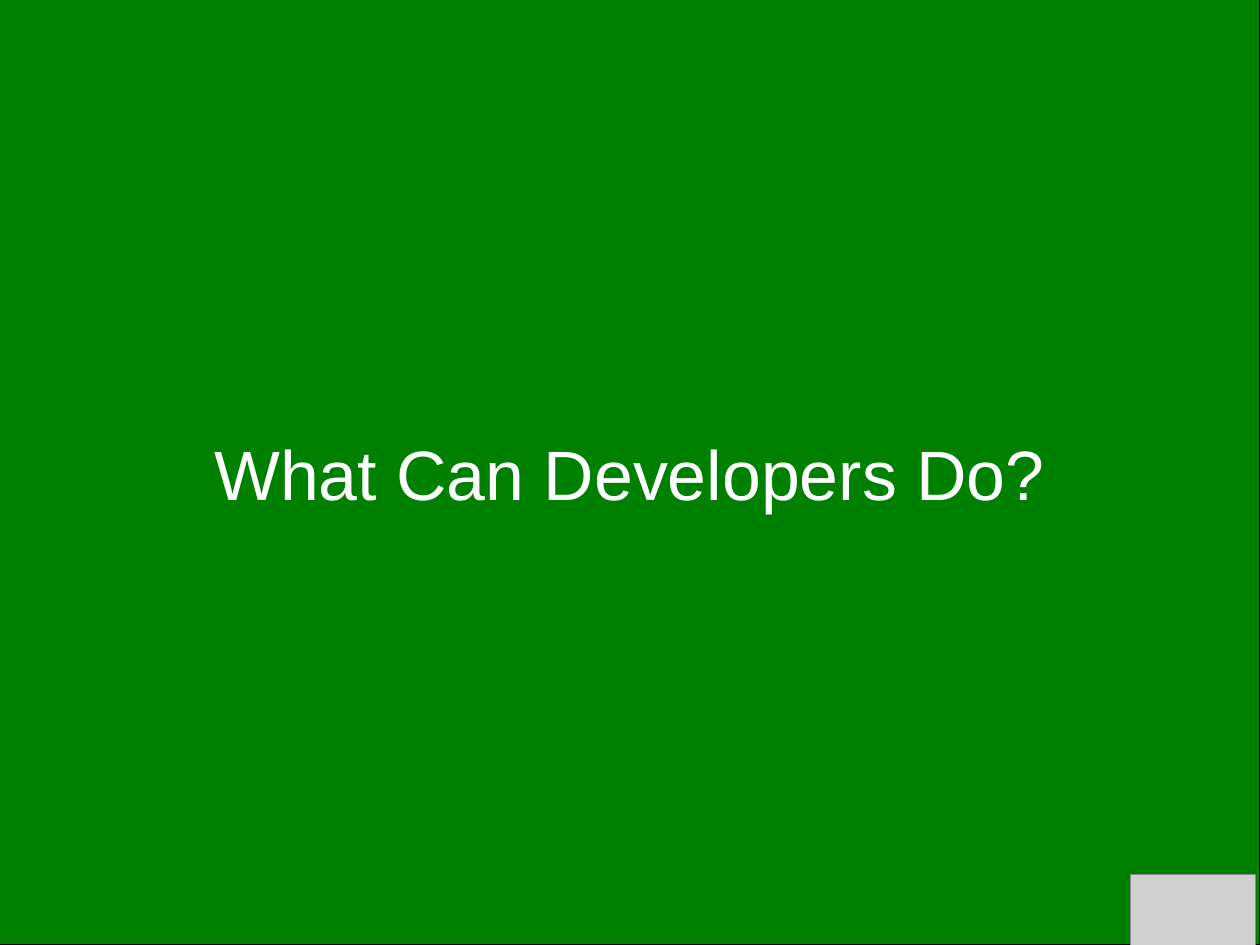
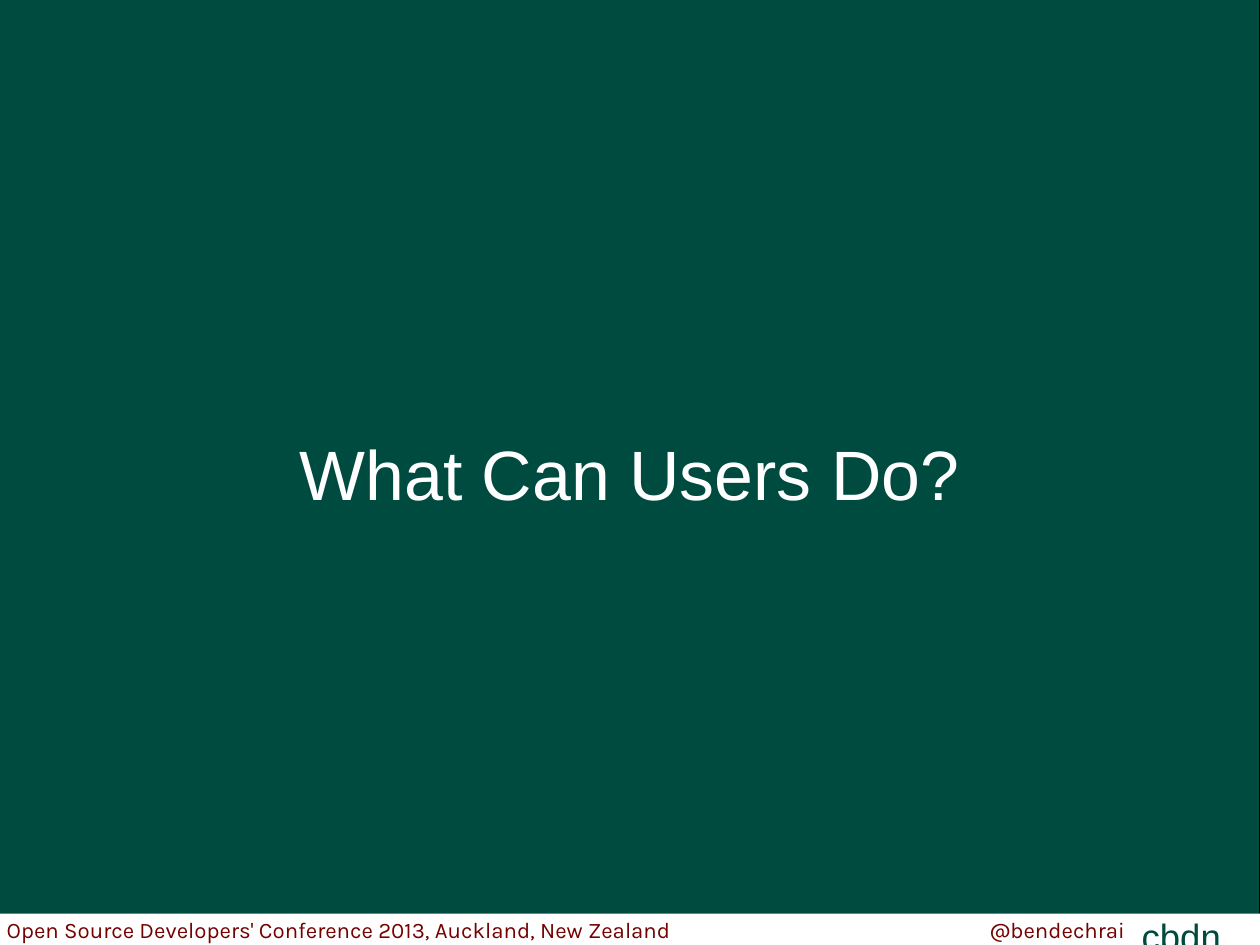
Before and after one commit to bendechrai/preso-security-privacy-anonymity, a slide deck: slide 33 of security-privacy-anonymity.odp (slide 43 before the commit). Drawn at 1260x945 pixels with LibreOffice and Linux fonts; fonts in the diff are those of the drawing; grey boxes stand for pictures; background and template pictures are left out. Boxes give left, top, right and bottom in pixels: in the first picture for what was removed or moved away, otherwise in the second. Text is boxed around its words. In the diff, an @@ line names an element or a change of style, - is before the commit and + after.

```diff
--- a/security-privacy-anonymity.odp
+++ b/security-privacy-anonymity.odp
@@ rectangle at (x1=0, y1=0, x2=1260, y2=945): fill #008000 to #004B3F @@
@@ title at (x1=300, y1=449, x2=959, y2=501): text changed @@
-What Can Developers Do?
+What Can Users Do?
@@ picture removed at (x1=1131, y1=875, x2=1255, y2=945) @@
@@ group added at (x1=0, y1=909, x2=1260, y2=945): 3 texts, 1 rectangle @@
+@bendechrai
+Open Source Developers' Conference 2013, Auckland, New Zealand
+cbdn
```
Also in this commit, not shown: 15 other slides changed, 30 slides added, 35 slides removed.
